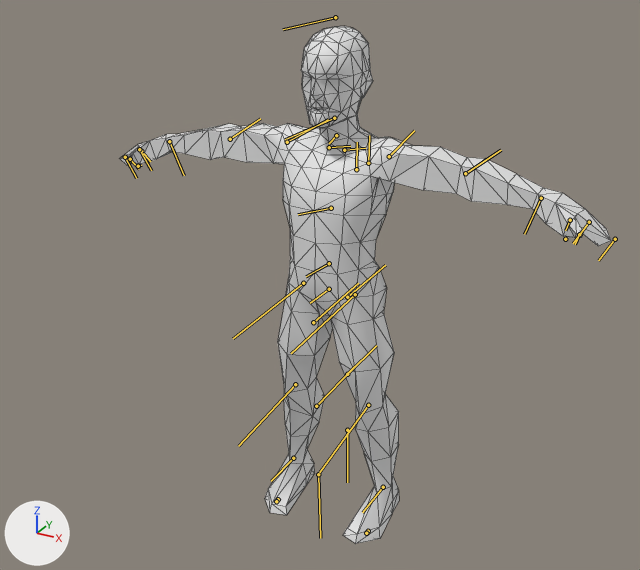
One commit to the FBX model media/anims_X/normal/TTRP_LeanRightTable.fbx: the scene before it, then after it.
Rendered twice from a 50 mm lens placed at (0.72, -1.334, 1.187), pointed at (-0.036, 0.04, 0.5). The lights are fixed; the arrows at lower left show +X, +Y and +Z. The bones that bend it are drawn over the model as lines. Mesh edges are drawn as thin lines. Materials are left out; every surface is plain grey.

The first picture shows 'Body_NoDress'.
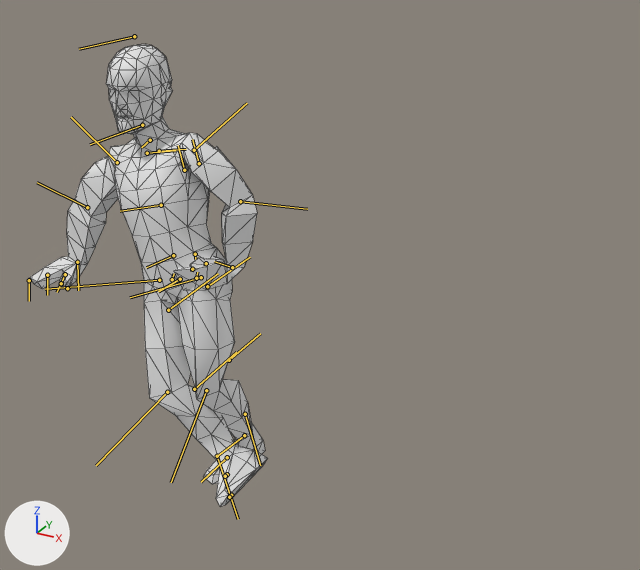
The newer file adds an action. The first version stands in its rest pose; the second is drawn at frame 1 of the action 'Bip01|CircleAction'.

Pixel boxes (x1, y1, x2, y2) of what changed, in the pictures (640 x 570 px):
'Body_NoDress', posed (51% narrower, 11% shorter)
    before: (120, 26, 611, 544)
    after: (29, 44, 267, 507)
bone 'Bip01_Pelvis', root to tip
    before: (329, 289) to (310, 303)
    after: (180, 279) to (158, 291)
bone 'Bip01_L_Thigh', root to tip
    before: (355, 294) to (291, 353)
    after: (201, 277) to (130, 297)
bone 'Bip01_L_Calf', root to tip
    before: (368, 405) to (319, 472)
    after: (206, 390) to (171, 482)
bone 'Bip01_L_Foot', root to tip
    before: (383, 487) to (362, 512)
    after: (244, 435) to (218, 455)
bone 'Bip01_R_Thigh', root to tip
    before: (303, 283) to (233, 338)
    after: (159, 280) to (45, 289)
bone 'Bip01_R_Calf', root to tip
    before: (295, 384) to (238, 446)
    after: (167, 392) to (96, 465)
bone 'Bip01_R_Foot', root to tip
    before: (293, 458) to (271, 481)
    after: (227, 457) to (201, 482)
bone 'Bip01_Head', root to tip
    before: (334, 118) to (285, 139)
    after: (142, 125) to (90, 144)
bone 'Bip01_L_Clavicle', root to tip
    before: (344, 150) to (365, 148)
    after: (159, 151) to (186, 149)
bone 'Bip01_L_UpperArm', root to tip
    before: (389, 156) to (414, 130)
    after: (194, 150) to (247, 103)
bone 'Bip01_L_Forearm', root to tip
    before: (465, 173) to (501, 150)
    after: (240, 201) to (307, 209)
bone 'Bip01_L_Hand', root to tip
    before: (541, 198) to (524, 234)
    after: (232, 267) to (214, 261)
bone 'Bip01_L_Finger0', root to tip
    before: (570, 220) to (565, 230)
    after: (206, 263) to (205, 266)
bone 'Bip01_L_Finger1', root to tip
    before: (589, 222) to (573, 243)
    after: (196, 278) to (197, 272)
bone 'Bip01_R_Clavicle', root to tip
    before: (329, 147) to (350, 146)
    after: (147, 153) to (175, 150)
bone 'Bip01_R_UpperArm', root to tip
    before: (287, 142) to (328, 119)
    after: (117, 162) to (71, 117)
bone 'Bip01_R_Forearm', root to tip
    before: (230, 139) to (260, 118)
    after: (87, 207) to (37, 182)
bone 'Bip01_R_Hand', root to tip
    before: (169, 141) to (184, 175)
    after: (77, 262) to (78, 290)
bone 'Bip01_R_Finger1', root to tip
    before: (139, 149) to (151, 170)
    after: (47, 275) to (47, 295)

The change in detail:
Bone 'Bip01_Pelvis' (bone_bip01_pelvis) moves from (0.0, 0.0, 0.0) to (-5.0, 0.3, -34.8).
Bone 'Bip01_Pelvis' (bone_bip01_pelvis) turns from (0, 0, 0) to (1, 14, 1) degrees about its own x, y and z.
Bone 'Bip01_L_Thigh' (bone_bip01_l_thigh) turns from (0, 0, 0) to (-7, -12, 15) degrees about its own x, y and z.
Bone 'Bip01_L_Calf' (bone_bip01_l_calf) turns from (0, 0, 0) to (0, 0, -40) degrees about its own x, y and z.
Bone 'Bip01_L_Foot' (bone_bip01_l_foot) turns from (0, 0, 0) to (13, -1, 25) degrees about its own x, y and z.
Bone 'Bip01_R_Thigh' (bone_bip01_r_thigh) turns from (0, 0, 0) to (30, 5, 20) degrees about its own x, y and z.
Bone 'Bip01_R_Calf' (bone_bip01_r_calf) turns from (0, 0, 0) to (0, 0, -33) degrees about its own x, y and z.
Bone 'Bip01_R_Foot' (bone_bip01_r_foot) turns from (0, 0, 0) to (-27, 28, -7) degrees about its own x, y and z.
Bone 'Bip01_Head' (bone_bip01_head) turns from (0, 0, 0) to (5, -13, -1) degrees about its own x, y and z.
Bone 'Bip01_L_Clavicle' (bone_bip01_l_clavicle) turns from (0, 0, 0) to (0, 5, 1) degrees about its own x, y and z.
Bone 'Bip01_L_UpperArm' (bone_bip01_l_upperarm) turns from (0, 0, 0) to (71, 55, 18) degrees about its own x, y and z.
Bone 'Bip01_L_Forearm' (bone_bip01_l_forearm) turns from (0, 0, 0) to (0, 0, -37) degrees about its own x, y and z.
Bone 'Bip01_L_Hand' (bone_bip01_l_hand) turns from (0, 0, 0) to (-71, 61, -85) degrees about its own x, y and z.
Bone 'Bip01_L_Finger0' (bone_bip01_l_finger0) turns from (0, 0, 0) to (-11, -35, 23) degrees about its own x, y and z.
Bone 'Bip01_L_Finger1' (bone_bip01_l_finger1) turns from (0, 0, 0) to (2, 3, 24) degrees about its own x, y and z.
Bone 'Bip01_R_Clavicle' (bone_bip01_r_clavicle) turns from (0, 0, 0) to (0, -6, 1) degrees about its own x, y and z.
Bone 'Bip01_R_UpperArm' (bone_bip01_r_upperarm) turns from (0, 0, 0) to (-83, -24, -13) degrees about its own x, y and z.
Bone 'Bip01_R_Forearm' (bone_bip01_r_forearm) turns from (0, 0, 0) to (0, 0, -9) degrees about its own x, y and z.
Bone 'Bip01_R_Hand' (bone_bip01_r_hand) turns from (0, 0, 0) to (15, 10, -95) degrees about its own x, y and z.
Bone 'Bip01_R_Finger1' (bone_bip01_r_finger1) turns from (0, 0, 0) to (1, 2, -12) degrees about its own x, y and z.
